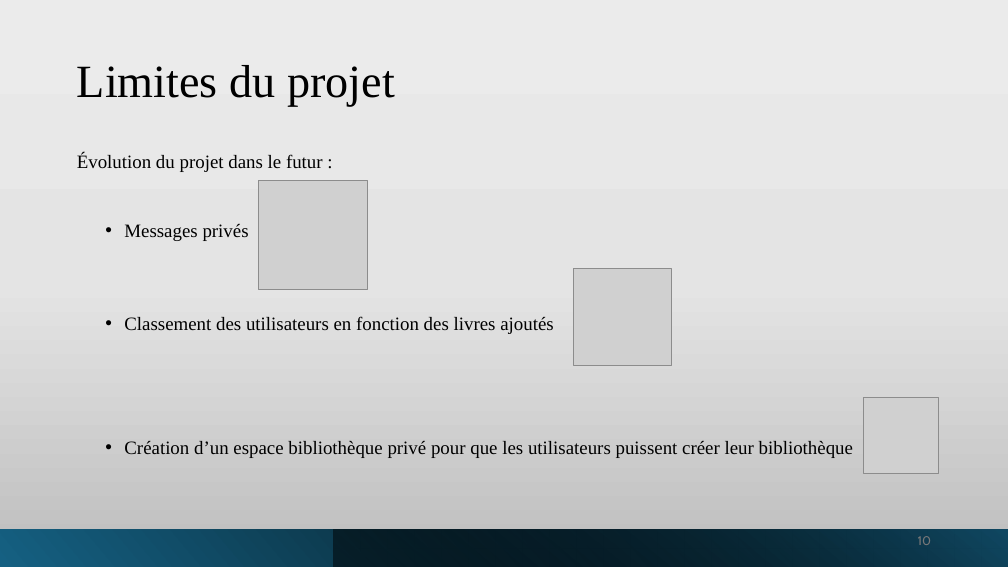
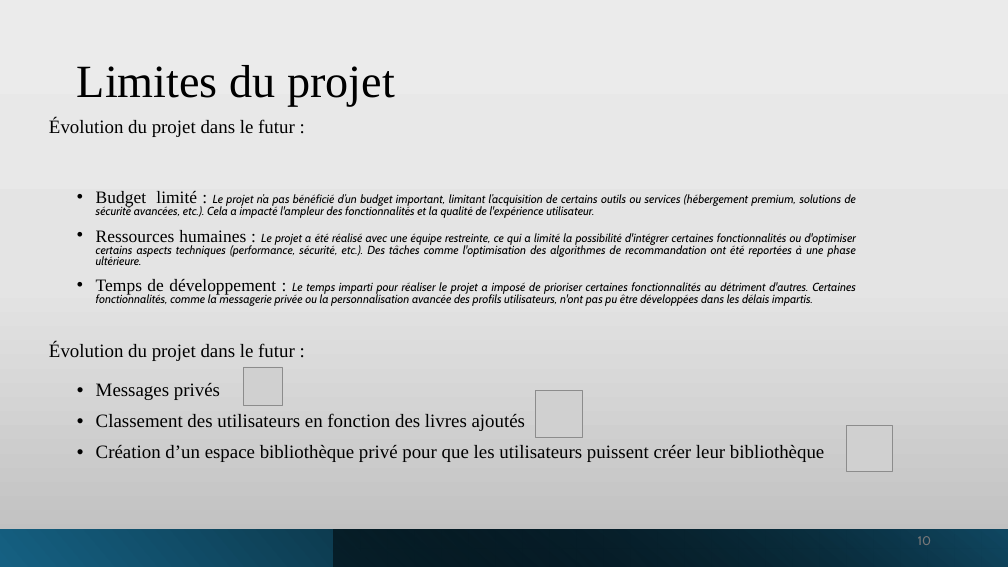
Before and after one commit to manelbenhamouda/projets-CDA, a slide deck: slide 10 of Diaporama_Haldan.pptx. Drawn at 1008x567 pixels with LibreOffice and Linux fonts; fonts in the diff are those of the drawing; grey boxes stand for pictures. Boxes give left, top, right and bottom in pixels: in the first picture for what was removed or moved away, otherwise in the second. Text is boxed around its words. In the diff, an @@ line names an element or a change of style, - is before the commit and + after.

Commit message:
ajout diapo maj après correction

```diff
--- a/Diaporama_Haldan.pptx
+++ b/Diaporama_Haldan.pptx
@@ text added at (49, 119, 295, 137), 18 pt, text #000000 @@
+Évolution du projet dans le futur :
@@ text added at (96, 191, 856, 306), 11.1 pt, text #000000, italic @@
+• Budget limité : Le projet n’a pas bénéficié d’un budget important, limitant l’acquisition de certains outils ou services (hébergement premium, solutions de sécurité avancées, etc.). Cela a impacté l'ampleur des fonctionnalités et la qualité de l'expérience utilisateur.
+• Ressources humaines : Le projet a été réalisé avec une équipe restreinte, ce qui a limité la possibilité d'intégrer certaines fonctionnalités ou d'optimiser certains aspects techniques (performance, sécurité, etc.). Des tâches comme l'optimisation des algorithmes de recommandation ont été reportées à une phase ultérieure.
+• Temps de développement : Le temps imparti pour réaliser le projet a imposé de prioriser certaines fonctionnalités au détriment d'autres. Certaines fonctionnalités, comme la messagerie privée ou la personnalisation avancée des profils utilisateurs, n'ont pas pu être développées dans les délais impartis.
@@ text "Évolution du projet dans le ...": place and size @@
-text "Évolution du projet dans le ..." at (77, 153, 323, 172)
+text "Évolution du projet dans le ..." at (49, 343, 295, 361)
@@ text "Messages privés" rewrapped from (124, 224, 853, 458) to (96, 383, 824, 462) @@
@@ picture: place and size @@
-picture at (259, 181, 368, 290)
+picture at (243, 367, 282, 405)
@@ picture: place and size @@
-picture at (574, 268, 671, 365)
+picture at (536, 391, 583, 438)
@@ picture: place and size @@
-picture at (864, 398, 939, 473)
+picture at (846, 426, 892, 472)
```
Also in this commit, not shown: 7 other slides changed, 2 other files.
